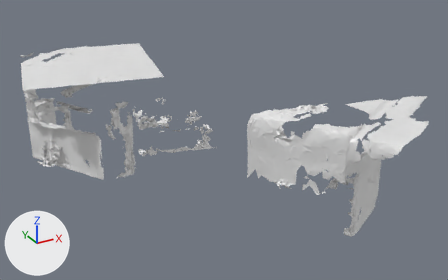
The OBJ model src/unity/unity-vision-demo/Assets/HoloToolkit/SpatialMapping/Tests/Support/SRMesh.obj: old version first, new version second.
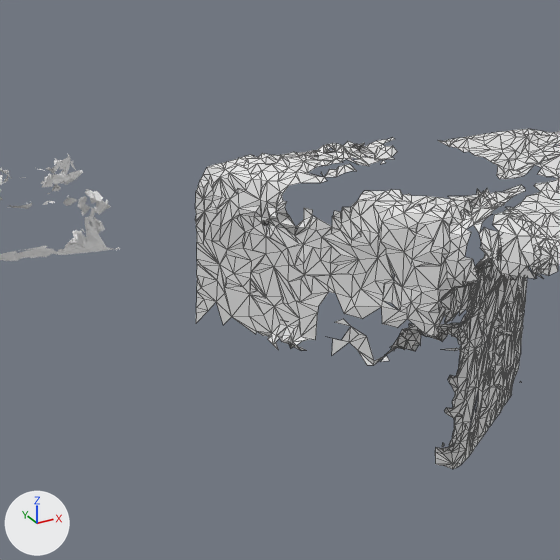
Old and new are each drawn whole from a camera (50 mm lens) standing at (-6.26, -8.38, 5.2) and looking at (-0.94, 1.29, 0.37) and again close up on the part from 38% to 88% of the width and 17% to 98% of the height. Arrows for +X, +Y and +Z are at lower left; the lights stay in place. The close-ups show mesh edges as thin lines. Where no turn or scale is listed for an object, it has been applied to the vertices. Vertices at the same position are counted once.
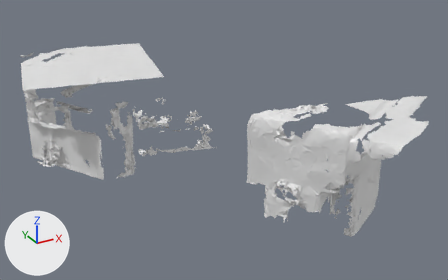
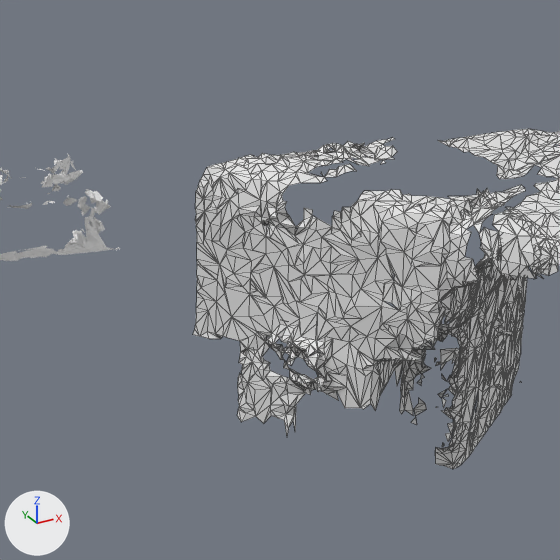
Commit message: radeon: add AGPMode 1 quirk for RV250

Where the change shows, as pixel boxes [x1, y1, x2, y2] in the close-ups (560 x 560 px):
'Object.4', reshaped
    before: [195, 137, 558, 365]
    after: [193, 137, 558, 441]
part 1 of me_object_4, added
    after: [193, 292, 467, 441]

What changed in the scene script:
```text
Change me_object_4:
    used by ob_object_4; location = (0.0, 0.0, 0.0)
    remove me_object_4.from_pydata(...)  # 964 vertices, 1492 faces; spans x -1.55..-0.13, y -2.53..-0.56, z 0.5..1.72
    add me_object_4.from_pydata(...)  # 1505 vertices, 2377 faces; spans x -1.55..-0.13, y -2.53..-0.56, z -0.13..1.72
    me_object_4 part 1: 541 vertices added at x -1.55..-0.13, y -1.96..-0.56, z -0.13..0.85
```
